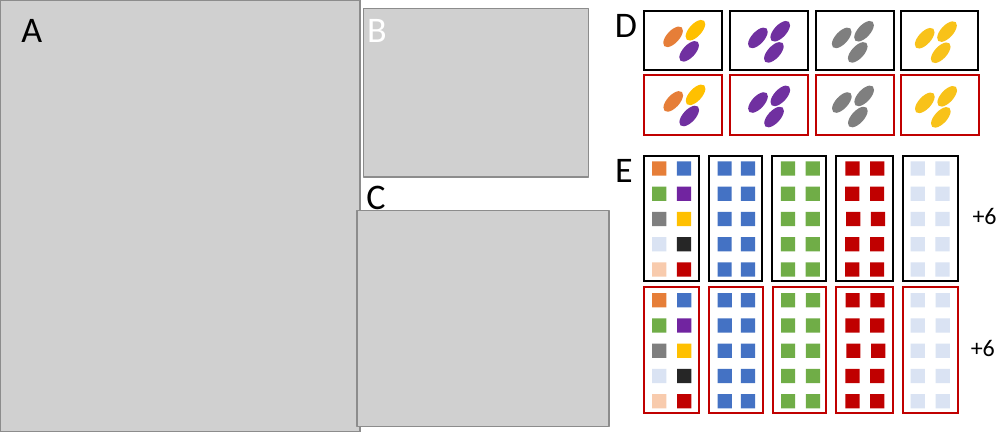
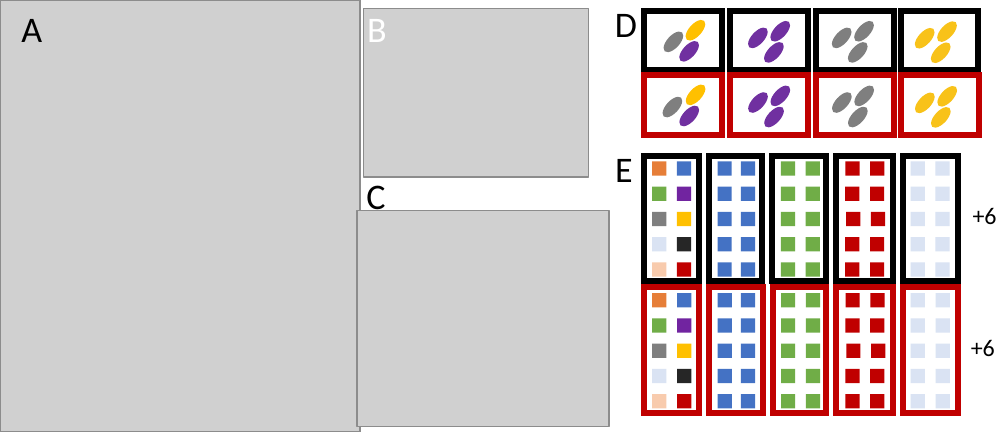
Before and after one commit to AHuffmyer/IntraspecificDiversityEffects, a slide deck: slide 1 of Figures/Figure1_full.pptx. Drawn at 1008x432 pixels with LibreOffice and Linux fonts; fonts in the diff are those of the drawing; grey boxes stand for pictures. Boxes give left, top, right and bottom in pixels: in the first picture for what was removed or moved away, otherwise in the second. Text is boxed around its words. In the diff, an @@ line names an element or a change of style, - is before the commit and + after.

```diff
--- a/Figures/Figure1_full.pptx
+++ b/Figures/Figure1_full.pptx
@@ ellipse moved from (x1=660, y1=24, x2=687, y2=51) to (x1=660, y1=28, x2=687, y2=56) @@
@@ ellipse at (x1=660, y1=28, x2=687, y2=56): fill #E67E38 to #7F7F7F @@
@@ outline #000000 1 pt to #000000 3 pt in 9 elements at (x1=644, y1=156, x2=698, y2=281), (x1=708, y1=156, x2=762, y2=281), (x1=772, y1=156, x2=825, y2=281), (x1=837, y1=156, x2=893, y2=281), (x1=903, y1=156, x2=959, y2=281), (x1=644, y1=10, x2=721, y2=69), (x1=730, y1=10, x2=808, y2=69), (x1=816, y1=10, x2=894, y2=69), (x1=900, y1=10, x2=978, y2=69) @@
@@ ellipse moved from (x1=660, y1=88, x2=687, y2=116) to (x1=660, y1=93, x2=687, y2=120) @@
@@ ellipse at (x1=660, y1=93, x2=687, y2=120): fill #E67E38 to #7F7F7F @@
@@ outline #C00000 1 pt to #C00000 3 pt in 9 elements at (x1=644, y1=75, x2=721, y2=134), (x1=730, y1=75, x2=808, y2=134), (x1=816, y1=75, x2=894, y2=134), (x1=901, y1=75, x2=979, y2=134), (x1=644, y1=288, x2=698, y2=413), (x1=708, y1=288, x2=762, y2=413), (x1=773, y1=288, x2=827, y2=413), (x1=837, y1=288, x2=893, y2=413), (x1=903, y1=288, x2=959, y2=413) @@
```
Also in this commit, not shown: 5 other files.
